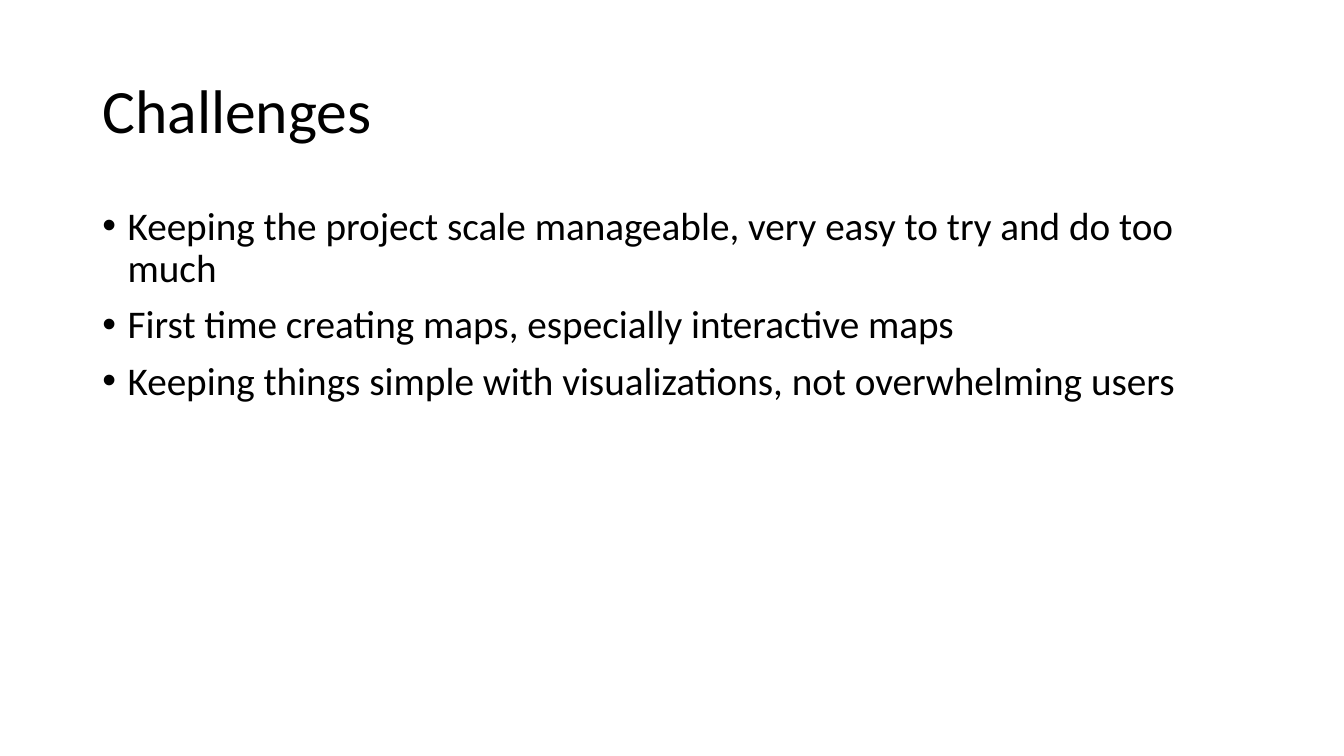
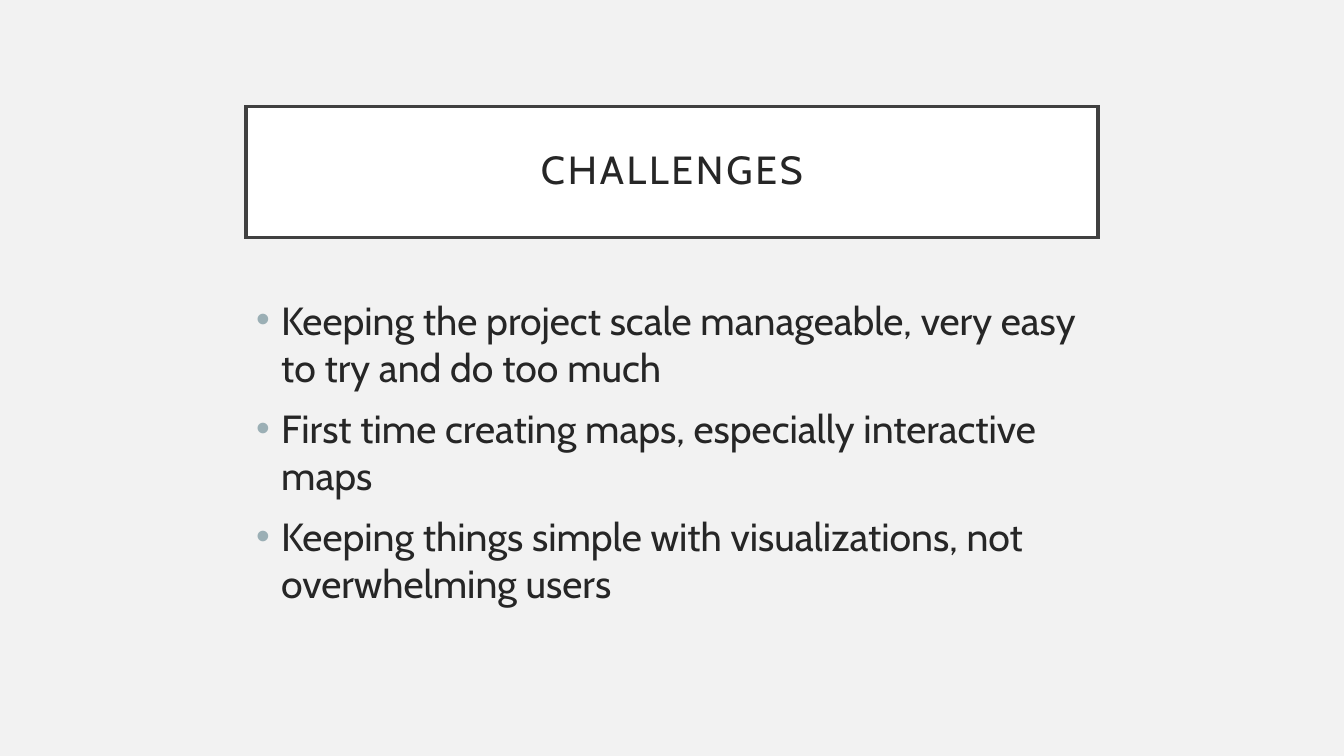
Before and after one commit to OpenDataLiteracy/SPL-KO, a slide deck: slide 13 of ODL_showcasepres.pptx (slide 14 before the commit). Drawn at 1344x756 pixels with LibreOffice and Linux fonts; fonts in the diff are those of the drawing. Boxes give left, top, right and bottom in pixels: in the first picture for what was removed or moved away, otherwise in the second. Text is boxed around its words. In the diff, an @@ line names an element or a change of style, - is before the commit and + after.

```diff
--- a/ODL_showcasepres.pptx
+++ b/ODL_showcasepres.pptx
@@ background #FFFFFF to #F2F2F2 @@
@@ title "CHALLENGES": place and size @@
-title "CHALLENGES" at [102,90,371,144]
+title "CHALLENGES" at [246,106,1098,237]
@@ title "CHALLENGES" at [246,106,1098,237]: fill none to #FFFFFF; outline none to #404040 2.5 pt @@
@@ title at [541,156,803,185]: text changed; size 44 to 28 pt; font Calibri to Cabin; text colour #000000 to #262626 @@
-Challenges
+CHALLENGES
@@ text "Keeping the project scale manageable, ...": place and size @@
-text "Keeping the project scale manageable, ..." at [128,212,1175,402]
+text "Keeping the project scale manageable, ..." at [281,305,1076,608]
@@ text "Keeping the project scale manageable, ..." at [281,305,1076,608]: font Calibri to Cabin, text colour #000000 to #262626; line spacing 0.9 to 1 @@
```
Also in this commit, not shown: 10 other slides changed, 4 slides added, 4 slides removed.
